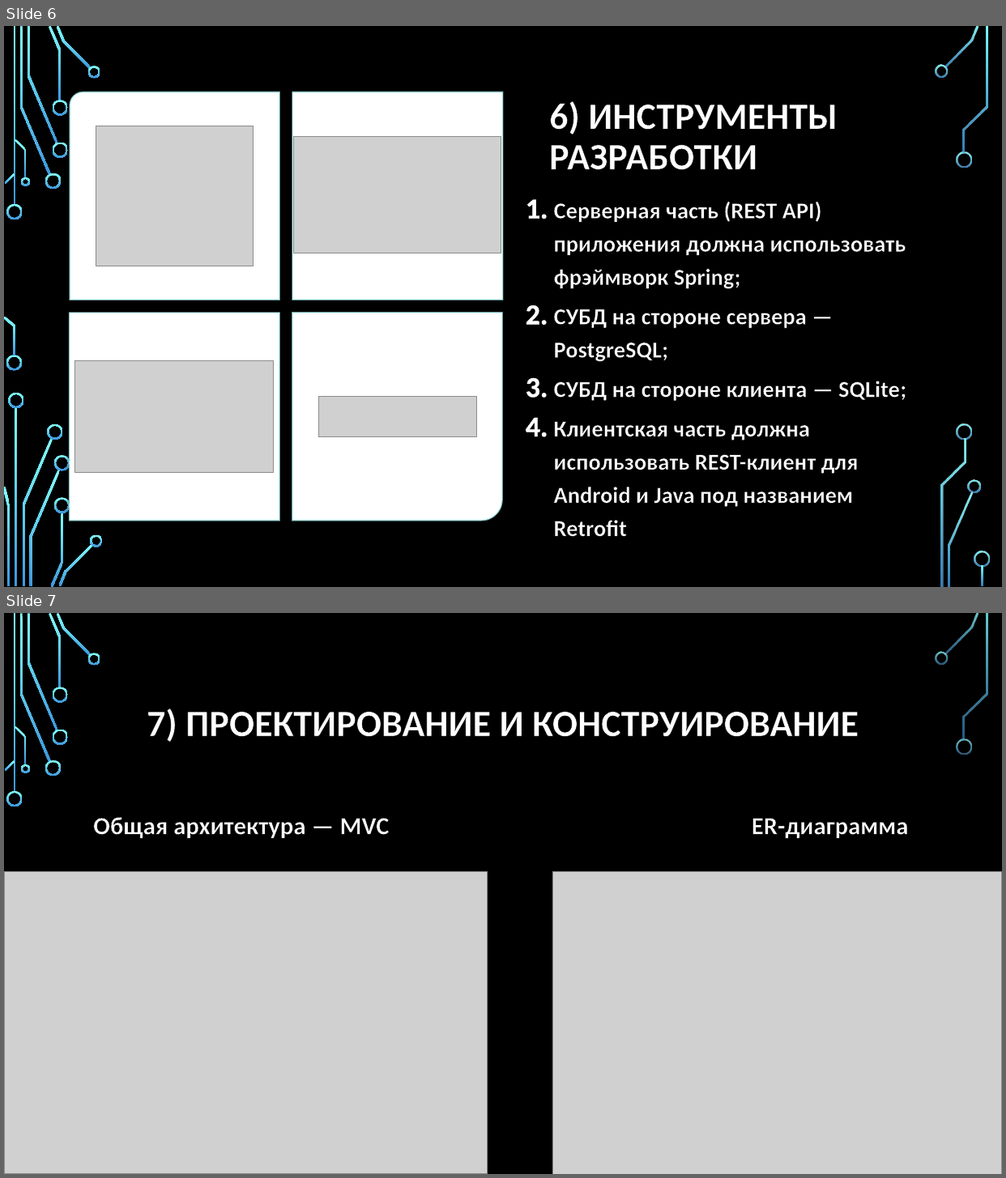
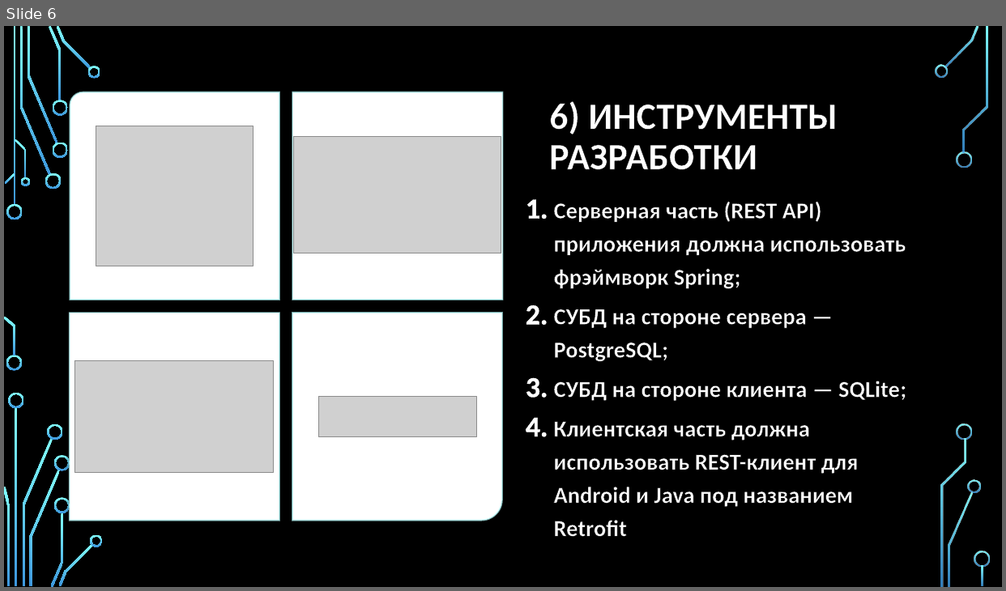
Before and after one commit to Ruslan-Far/docs-graduate-work, a slide deck: Фархетдинов - Презентация по ВКР.pptx. Shown one above the other, each under a label of ours: slides 6 and 7 before the commit, slide 6 after it. The pictures are 1006x1178 and 1006x591 pixels, drawn with LibreOffice and Linux fonts; fonts in the diff are those of the drawing; grey boxes stand for pictures; background and template pictures are left out. Boxes give left, top, right and bottom in pixels: in the first picture for what was removed or moved away, otherwise in the second. Text is boxed around its words. In the diff, an @@ line names an element or a change of style, - is before the commit and + after.

```diff
--- a/Фархетдинов - Презентация по ВКР.pptx
+++ b/Фархетдинов - Презентация по ВКР.pptx
@@ slide 7 removed at (4, 613, 1002, 1174), background picture (left out); not listed: 23 template elements that a slide beside it also shows @@
@@ title removed at (147, 709, 859, 742) @@
-7) ПРОЕКТИРОВАНИЕ И КОНСТРУИРОВАНИЕ
@@ text removed at (93, 817, 390, 838) @@
-Общая архитектура — MVC
@@ text removed at (752, 818, 909, 838) @@
-ER-диаграмма
@@ picture removed at (4, 872, 488, 1174) @@
@@ picture removed at (552, 872, 1002, 1174) @@
```
Also in this commit, not shown: 3 slides changed.
